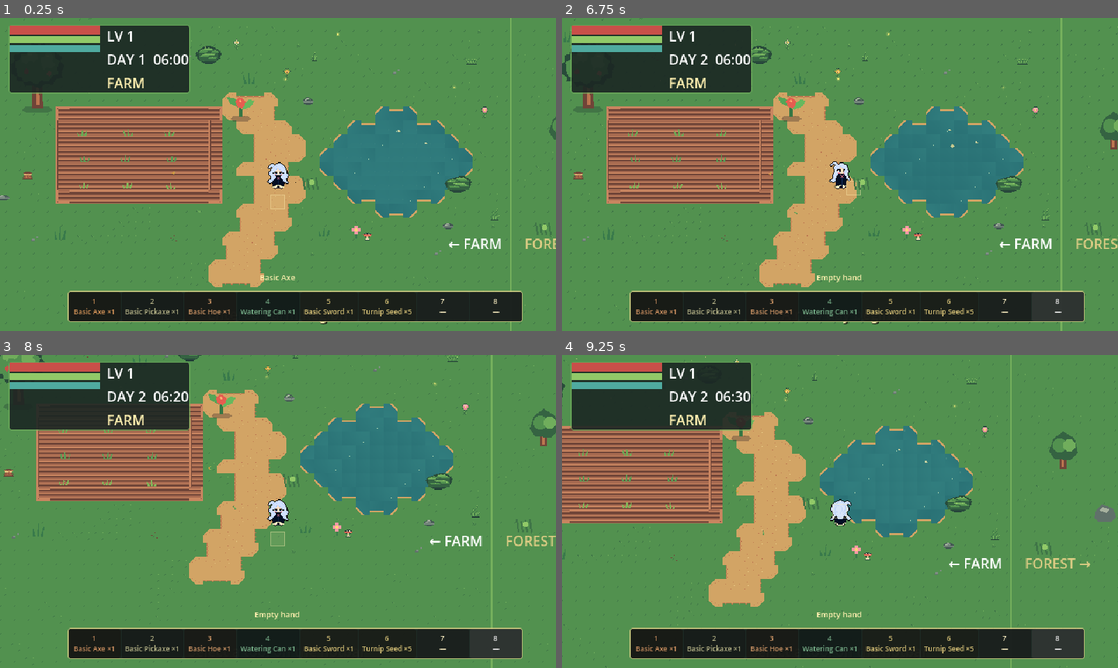
Above: before the commit, frames 1-4 (two rows, left to right).
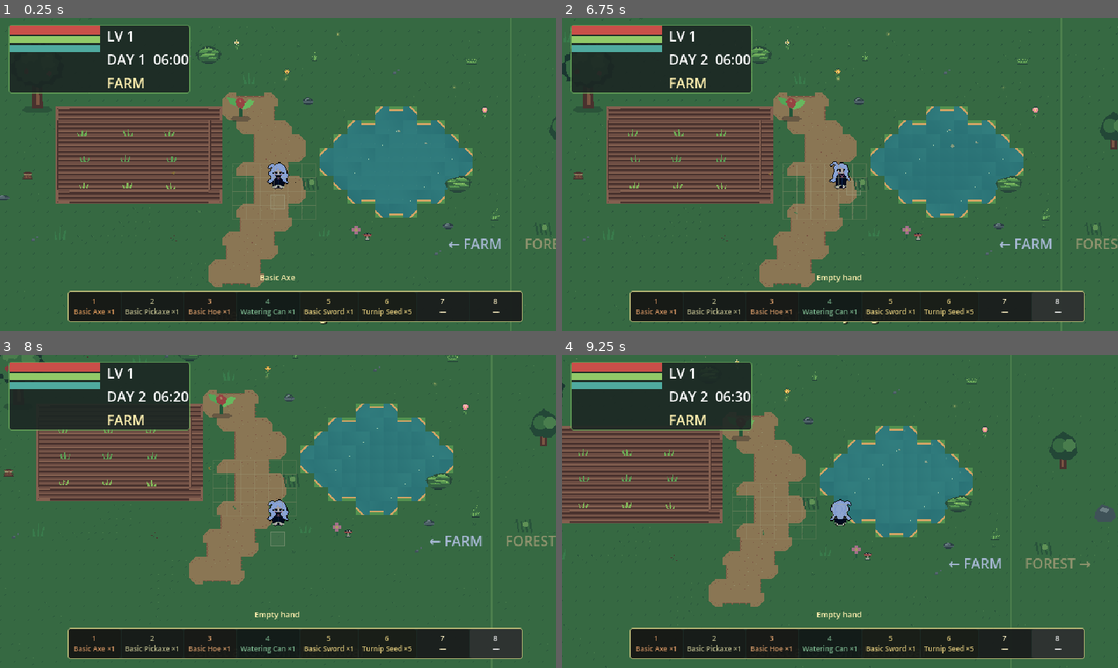
Above: after the commit, the same moments.

Repository: WatashiRain/TinyFarm
Game: Godot game, scene res://scenes/world/main_world.tscn
Two runs of this game, one before a commit and one after it. Both use one fixed random seed, a clock stepped at 60 frames per second and the inputs below.
Inputs:
- Up to frame 1 (0.25 s): no input
- Up to frame 2 (6.75 s): click "1 Basic Axe ×1" at 0.5 s; click "2 Basic Pickaxe ×1" at 1.25 s; click "3 Basic Hoe ×1" at 2 s; click "4 Watering Can ×1" at 2.75 s; click "5 Basic Sword ×1" at 3.5 s; click "6 Turnip Seed ×5" at 4.25 s; click "7 —" at 5 s; click "8 —" at 5.75 s; tap Enter at 6.5 s; hold D (move_right) from 6.53 s (still down); hold F6 (advance_day) from 6.53 s (still down)
- Up to frame 3 (8 s): tap Space (use_tool) at 7.25 s; release D (move_right) at 7.28 s; release F6 (advance_day) at 7.28 s; hold S (move_down) from 7.28 s (still down); tap X (attack) at 7.35 s
- Up to frame 4 (9.25 s): release S (move_down) at 8.03 s; hold D (move_right) 8.03-8.78 s; hold F (interact) 8.03-8.78 s; hold W (move_up) from 8.78 s (still down); tap Space (use_tool) at 8.85 s

The runs differ from the first frame. In frame 1, 77% of the frame differs, in the area x 0-100%, y 0-100%; in frame 2, 77%; in frame 3, 77%; in frame 4, 77%.

Commit message:
add farming and crop growth

Diff:
--- /dev/null
+++ b/resources/crops/carrot.tres
@@ -0,0 +1,11 @@
+[gd_resource type="Resource" script_class="CropData" load_steps=2 format=3]
+[ext_resource type="Script" path="res://scripts/data/crop_data.gd" id="1"]
+[resource]
+script = ExtResource("1")
+id = &"carrot"
+display_name = "Carrot"
+seed_item_id = &"carrot_seed"
+harvest_item_id = &"carrot"
+growth_stages = 4
+days_per_stage = 1
+stage_colors = PackedColorArray(0.55, 0.4, 0.24, 1, 0.36, 0.65, 0.3, 1, 0.48, 0.75, 0.34, 1, 0.96, 0.46, 0.18, 1)
--- /dev/null
+++ b/resources/crops/strawberry.tres
@@ -0,0 +1,12 @@
+[gd_resource type="Resource" script_class="CropData" load_steps=2 format=3]
+[ext_resource type="Script" path="res://scripts/data/crop_data.gd" id="1"]
+[resource]
+script = ExtResource("1")
+id = &"strawberry"
+display_name = "Strawberry"
+seed_item_id = &"strawberry_seed"
+harvest_item_id = &"strawberry"
+growth_stages = 4
+days_per_stage = 1
+regrows = true
+stage_colors = PackedColorArray(0.52, 0.37, 0.23, 1, 0.33, 0.62, 0.3, 1, 0.42, 0.73, 0.34, 1, 0.9, 0.24, 0.34, 1)
--- /dev/null
+++ b/resources/crops/turnip.tres
@@ -0,0 +1,11 @@
+[gd_resource type="Resource" script_class="CropData" load_steps=2 format=3]
+[ext_resource type="Script" path="res://scripts/data/crop_data.gd" id="1"]
+[resource]
+script = ExtResource("1")
+id = &"turnip"
+display_name = "Turnip"
+seed_item_id = &"turnip_seed"
+harvest_item_id = &"turnip"
+growth_stages = 4
+days_per_stage = 1
+stage_colors = PackedColorArray(0.62, 0.43, 0.25, 1, 0.42, 0.67, 0.31, 1, 0.31, 0.59, 0.31, 1, 0.9, 0.83, 0.66, 1)
--- /dev/null
+++ b/resources/items/carrot.tres
@@ -0,0 +1,11 @@
+[gd_resource type="Resource" script_class="ItemData" load_steps=2 format=3]
+[ext_resource type="Script" path="res://scripts/data/item_data.gd" id="1"]
+[resource]
+script = ExtResource("1")
+id = &"carrot"
+display_name = "Carrot"
+description = "A crisp farm crop."
+category = 3
+max_stack = 99
+sell_value = 10
+placeholder_color = Color(0.95, 0.43, 0.18, 1)
--- /dev/null
+++ b/resources/items/carrot_seed.tres
@@ -0,0 +1,11 @@
+[gd_resource type="Resource" script_class="ItemData" load_steps=2 format=3]
+[ext_resource type="Script" path="res://scripts/data/item_data.gd" id="1"]
+[resource]
+script = ExtResource("1")
+id = &"carrot_seed"
+display_name = "Carrot Seed"
+description = "A prototype carrot seed."
+category = 2
+max_stack = 99
+sell_value = 4
+placeholder_color = Color(0.84, 0.58, 0.24, 1)
--- /dev/null
+++ b/resources/items/strawberry.tres
@@ -0,0 +1,11 @@
+[gd_resource type="Resource" script_class="ItemData" load_steps=2 format=3]
+[ext_resource type="Script" path="res://scripts/data/item_data.gd" id="1"]
+[resource]
+script = ExtResource("1")
+id = &"strawberry"
+display_name = "Strawberry"
+description = "A sweet regrowing crop."
+category = 3
+max_stack = 99
+sell_value = 16
+placeholder_color = Color(0.91, 0.24, 0.34, 1)
--- /dev/null
+++ b/resources/items/strawberry_seed.tres
@@ -0,0 +1,11 @@
+[gd_resource type="Resource" script_class="ItemData" load_steps=2 format=3]
+[ext_resource type="Script" path="res://scripts/data/item_data.gd" id="1"]
+[resource]
+script = ExtResource("1")
+id = &"strawberry_seed"
+display_name = "Strawberry Seed"
+description = "A prototype strawberry seed."
+category = 2
+max_stack = 99
+sell_value = 7
+placeholder_color = Color(0.77, 0.34, 0.42, 1)
--- /dev/null
+++ b/scenes/farming/farming_grid.tscn
@@ -0,0 +1,6 @@
+[gd_scene load_steps=2 format=3]
+
+[ext_resource type="Script" path="res://scripts/farming/farming_grid.gd" id="1"]
+
+[node name="FarmingGrid" type="Node2D"]
+script = ExtResource("1")
--- a/scenes/world/main_world.tscn
+++ b/scenes/world/main_world.tscn
@@ -1,10 +1,12 @@
-[gd_scene load_steps=6 format=3]
+[gd_scene load_steps=8 format=3]
 
 [ext_resource type="Script" path="res://scripts/world/main_world.gd" id="1_world"]
 [ext_resource type="PackedScene" path="res://scenes/test/visual_playground.tscn" id="2_playground"]
 [ext_resource type="PackedScene" path="res://scenes/ui/gameplay_hud.tscn" id="3_hud"]
 [ext_resource type="PackedScene" path="res://scenes/ui/inventory_ui.tscn" id="4_inventory"]
 [ext_resource type="PackedScene" path="res://scenes/gathering/resource_node.tscn" id="5_resource"]
+[ext_resource type="PackedScene" path="res://scenes/farming/farming_grid.tscn" id="6_farm"]
+[ext_resource type="Script" path="res://scripts/world/day_night_visuals.gd" id="7_daynight"]
 
 [node name="MainWorld" type="Node2D"]
 script = ExtResource("1_world")
@@ -67,6 +69,12 @@
 drop_quantity = 2
 hits_required = 1
 
+[node name="FarmCells" parent="." instance=ExtResource("6_farm")]
+position = Vector2(300, 242)
+
+[node name="DayNightVisuals" type="CanvasModulate" parent="."]
+script = ExtResource("7_daynight")
+
 [node name="GameplayHUD" parent="." instance=ExtResource("3_hud")]
 
 [node name="InventoryUI" parent="." instance=ExtResource("4_inventory")]
--- a/scripts/autoload/game_state.gd
+++ b/scripts/autoload/game_state.gd
@@ -23,6 +23,8 @@
 	"res://resources/items/turnip_seed.tres", "res://resources/items/turnip.tres", "res://resources/items/slime_gel.tres",
 	"res://resources/items/basic_axe.tres", "res://resources/items/basic_pickaxe.tres", "res://resources/items/basic_hoe.tres",
 	"res://resources/items/watering_can.tres", "res://resources/items/basic_sword.tres",
+	"res://resources/items/carrot_seed.tres", "res://resources/items/carrot.tres",
+	"res://resources/items/strawberry_seed.tres", "res://resources/items/strawberry.tres",
 ]
 
 
--- a/scripts/characters/tool_controller.gd
+++ b/scripts/characters/tool_controller.gd
@@ -43,6 +43,10 @@
 	if selected == &"":
 		GameState.notify("Select a tool on the hotbar")
 		return
+	if _use_farming(selected):
+		stats.consume_energy(1)
+		camera.shake(0.45, 0.08)
+		return
 	if not stats.consume_energy(2):
 		GameState.notify("Too tired")
 		return
@@ -53,8 +57,24 @@
 
 
 func _try_gather_plant() -> void:
-	if _hit_resource(&""):
+	if _harvest_crop():
+		camera.shake(0.4, 0.08)
+	elif _hit_resource(&""):
 		camera.shake(0.5, 0.08)
+
+
+func _use_farming(item_id: StringName) -> bool:
+	for grid: FarmingGrid in get_tree().get_nodes_in_group("farming_grid"):
+		if grid.use_item(item_id, target_position()):
+			return true
+	return false
+
+
+func _harvest_crop() -> bool:
+	for grid: FarmingGrid in get_tree().get_nodes_in_group("farming_grid"):
+		if grid.harvest(target_position()):
+			return true
+	return false
 
 
 func _hit_resource(tool_id: StringName) -> bool:
--- /dev/null
+++ b/scripts/data/crop_data.gd
@@ -0,0 +1,11 @@
+class_name CropData
+extends Resource
+
+@export var id: StringName
+@export var display_name: String
+@export var seed_item_id: StringName
+@export var harvest_item_id: StringName
+@export var growth_stages: int = 4
+@export var days_per_stage: int = 1
+@export var regrows := false
+@export var stage_colors: PackedColorArray
--- /dev/null
+++ b/scripts/farming/farming_grid.gd
@@ -0,0 +1,154 @@
+class_name FarmingGrid
+extends Node2D
+
+enum Soil { NORMAL, TILLED, WET }
+
+@export var grid_size := Vector2i(6, 4)
+@export var cell_size := 16
+var cells: Dictionary = {}
+var crops: Dictionary = {}
+
+const CROP_PATHS := [
+	"res://resources/crops/turnip.tres",
+	"res://resources/crops/carrot.tres",
+	"res://resources/crops/strawberry.tres",
+]
+
+
+func _ready() -> void:
+	add_to_group("farming_grid")
+	for path: String in CROP_PATHS:
+		var crop: CropData = load(path)
+		crops[crop.id] = crop
+	_load_state()
+	TimeManager.day_started.connect(_on_day_started)
+	queue_redraw()
+
+
+func use_item(item_id: StringName, global_target: Vector2) -> bool:
+	var cell := world_to_cell(global_target)
+	if not _inside(cell):
+		return false
+	var data := _cell(cell)
+	if item_id == &"basic_hoe" and int(data["soil"]) == Soil.NORMAL:
+		data["soil"] = Soil.TILLED
+		GameState.notify("Soil tilled")
+	elif item_id == &"watering_can" and int(data["soil"]) != Soil.NORMAL:
+		data["soil"] = Soil.WET
+		data["watered"] = true
+		GameState.notify("Soil watered")
+	elif item_id in [&"turnip_seed", &"carrot_seed", &"strawberry_seed"] and int(data["soil"]) != Soil.NORMAL and StringName(data["crop_id"]) == &"":
+		if not GameState.inventory.remove_item(item_id, 1):
+			return false
+		data["crop_id"] = StringName(String(item_id).trim_suffix("_seed"))
+		data["stage"] = 0
+		data["growth_days"] = 0
+		GameState.notify("Seed planted")
+	else:
+		return false
+	cells[_key(cell)] = data
+	_save_state()
+	queue_redraw()
+	return true
+
+
+func harvest(global_target: Vector2) -> bool:
+	var cell := world_to_cell(global_target)
+	if not _inside(cell):
+		return false
+	var data := _cell(cell)
+	var crop_id := StringName(data["crop_id"])
+	if crop_id == &"":
+		return false
+	var crop: CropData = crops[crop_id]
+	if int(data["stage"]) < crop.growth_stages - 1:
+		GameState.notify("Crop is still growing")
+		return true
+	var remaining := GameState.inventory.add_item(GameState.get_item(crop.harvest_item_id), 1)
+	if remaining > 0:
+		GameState.notify("Inventory full")
+		return true
+	if crop.regrows:
+		data["stage"] = crop.growth_stages - 2
+	else:
+		data["crop_id"] = &""
+		data["stage"] = 0
+	data["watered"] = false
+	data["soil"] = Soil.TILLED
+	cells[_key(cell)] = data
+	_save_state()
+	queue_redraw()
+	GameState.notify("Harvested %s" % crop.display_name)
+	return true
+
+
+func world_to_cell(global_target: Vector2) -> Vector2i:
+	var local := to_local(global_target)
+	return Vector2i(floori(local.x / cell_size), floori(local.y / cell_size))
+
+
+func cell_center(cell: Vector2i) -> Vector2:
+	return to_global(Vector2(cell * cell_size) + Vector2.ONE * cell_size * 0.5)
+
+
+func _on_day_started(_day: int) -> void:
+	for key: String in cells:
+		var data: Dictionary = cells[key]
+		if StringName(data["crop_id"]) != &"" and bool(data["watered"]):
+			var crop: CropData = crops[StringName(data["crop_id"])]
+			data["growth_days"] = int(data["growth_days"]) + 1
+			if int(data["growth_days"]) >= crop.days_per_stage:
+				data["growth_days"] = 0
+				data["stage"] = mini(int(data["stage"]) + 1, crop.growth_stages - 1)
+		data["watered"] = false
+		if int(data["soil"]) == Soil.WET:
+			data["soil"] = Soil.TILLED
+		cells[key] = data
+	_save_state()
+	queue_redraw()
+
+
+func _cell(cell: Vector2i) -> Dictionary:
+	return cells.get(_key(cell), {"soil": Soil.NORMAL, "watered": false, "crop_id": &"", "stage": 0, "growth_days": 0}).duplicate(true)
+
+
+func _key(cell: Vector2i) -> String:
+	return "%d,%d" % [cell.x, cell.y]
+
+
+func _inside(cell: Vector2i) -> bool:
+	return cell.x >= 0 and cell.y >= 0 and cell.x < grid_size.x and cell.y < grid_size.y
+
+
+func _save_state() -> void:
+	GameState.world_state["farm_cells"] = cells.duplicate(true)
+
+
+func _load_state() -> void:
+	cells = GameState.world_state.get("farm_cells", {}).duplicate(true)
+
+
+func _draw() -> void:
+	for y: int in range(grid_size.y):
+		for x: int in range(grid_size.x):
+			var cell := Vector2i(x, y)
+			var rect := Rect2(Vector2(cell * cell_size), Vector2.ONE * cell_size)
+			var data := _cell(cell)
+			var soil := int(data["soil"])
+			if soil != Soil.NORMAL:
+				draw_rect(rect.grow(-1), Color("#7d4f3c") if soil == Soil.TILLED else Color("#526b68"), true)
+			draw_rect(rect, Color(0.94, 0.82, 0.55, 0.22), false, 1.0)
+			var crop_id := StringName(data["crop_id"])
+			if crop_id != &"":
+				_draw_crop(rect.get_center(), crops[crop_id], int(data["stage"]))
+
+
+func _draw_crop(center: Vector2, crop: CropData, stage: int) -> void:
+	var color := crop.stage_colors[mini(stage, crop.stage_colors.size() - 1)]
+	if stage == 0:
+		draw_rect(Rect2(center - Vector2(1, 1), Vector2(3, 3)), color)
+	else:
+		var height := 3 + stage * 2
+		draw_line(center + Vector2(0, 5), center + Vector2(0, 5 - height), Color("#3d6f3d"), 2.0)
+		draw_circle(center + Vector2(-2, 4 - height), 2 + stage * 0.5, color)
+		draw_circle(center + Vector2(2, 4 - height), 2 + stage * 0.5, color.lightened(0.12))
--- /dev/null
+++ b/scripts/world/day_night_visuals.gd
@@ -0,0 +1,19 @@
+class_name DayNightVisuals
+extends CanvasModulate
+
+
+func _ready() -> void:
+	TimeManager.time_changed.connect(_on_time_changed)
+	_on_time_changed(TimeManager.day, TimeManager.hour, TimeManager.minute)
+
+
+func _on_time_changed(_day: int, hour: int, minute: int) -> void:
+	var time := hour + minute / 60.0
+	if time < 7.0:
+		color = Color("#a7b8d4")
+	elif time < 17.0:
+		color = Color.WHITE
+	elif time < 20.0:
+		color = Color("#e5b69a")
+	else:
+		color = Color("#697b9c")
Not shown, added: scripts/data/crop_data.gd.uid
Not shown, added: scripts/farming/farming_grid.gd.uid
Not shown, added: scripts/world/day_night_visuals.gd.uid
